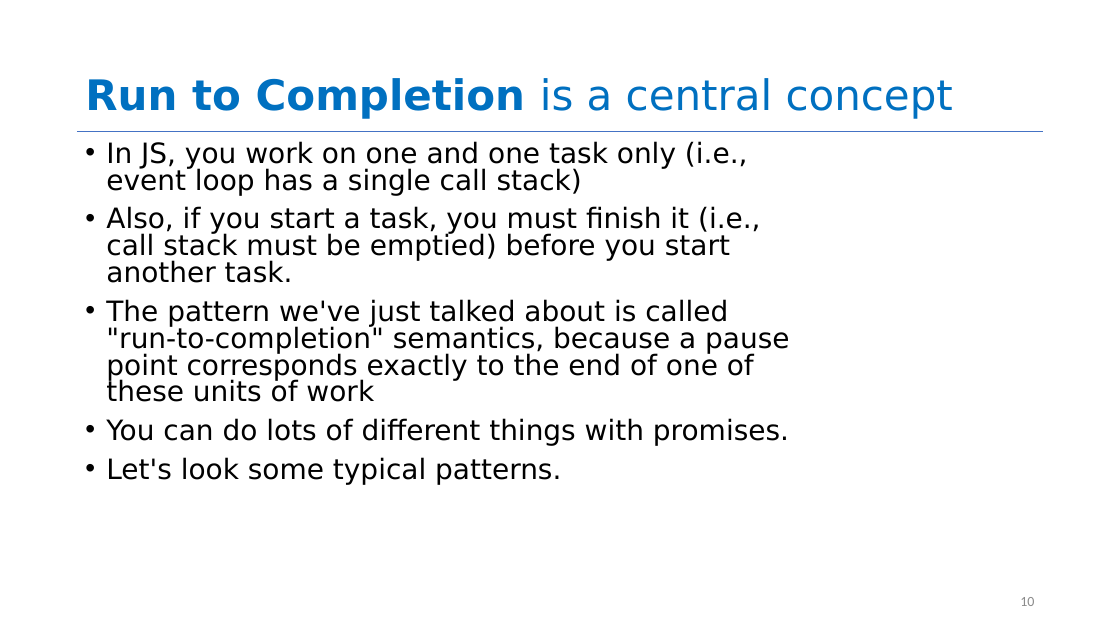
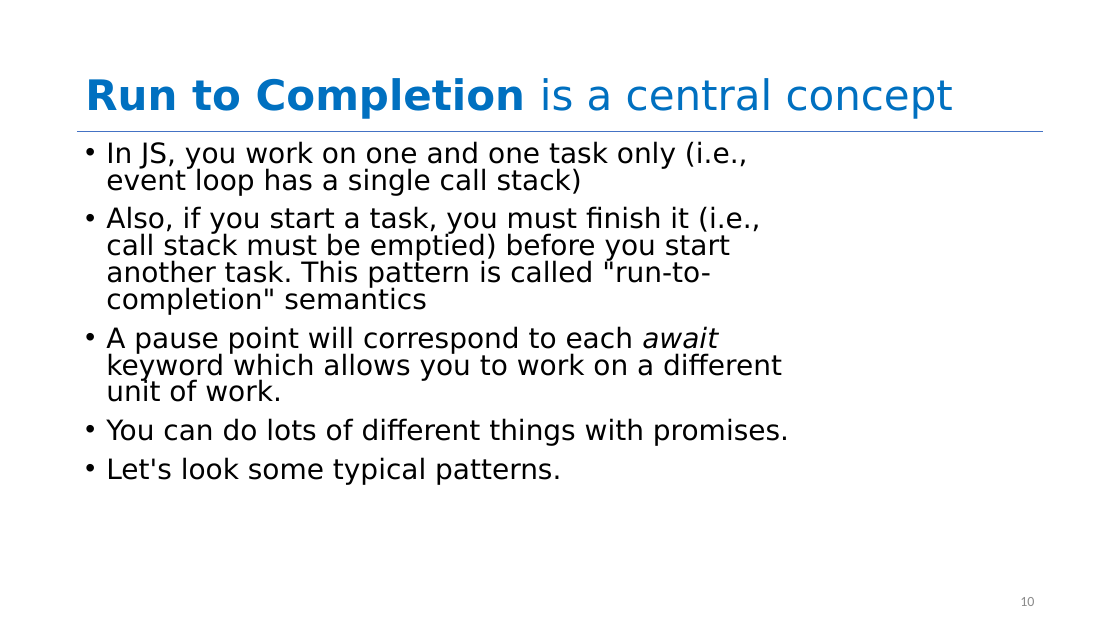
Before and after one commit to neu-se/CS4530-Summer-2026, a slide deck: slide 10 of Slides/Module 08 Concurrency Patterns in Typescript.pptx. Drawn at 1120x630 pixels with LibreOffice and Linux fonts; fonts in the diff are those of the drawing. Boxes give left, top, right and bottom in pixels: in the first picture for what was removed or moved away, otherwise in the second. Text is boxed around its words. In the diff, an @@ line names an element or a change of style, - is before the commit and + after.

```diff
--- a/Slides/Module 08 Concurrency Patterns in Typescript.pptx
+++ b/Slides/Module 08 Concurrency Patterns in Typescript.pptx
@@ text at box(106, 206, 782, 402): text changed @@
-• Also, if you start a task, you must finish it (i.e., call stack must be emptied) before you start another task.
-• The pattern we've just talked about is called "run-to-completion" semantics, because a pause point corresponds exactly to the end of one of these units of work
+• Also, if you start a task, you must finish it (i.e., call stack must be emptied) before you start another task. This pattern is called "run-to-completion" semantics
+• A pause point will correspond to each await keyword which allows you to work on a different unit of work.
```
Also in this commit, not shown: 3 other slides changed, 1 other file.
